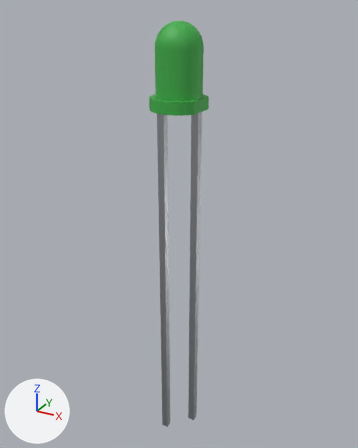
The glTF model parts/led-3mm/led-3mm.glb: old version first, new version second.
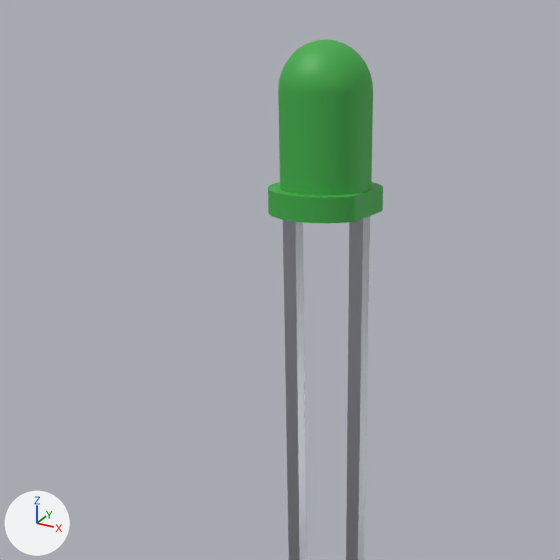
Each version appears first whole from a 50 mm camera at (0.01553, -0.02825, 0.00609) aimed at (-0.00057, 0.00102, -0.00854), and next in a close-up on the part from 3% to 84% of the width and 0% to 65% of the height. Lighting does not change. The marker at lower left points along +X, +Y and +Z. The first two pictures are the older version. Where no turn or scale is listed for an object, it has been applied to the vertices.

The first close-up shows 'body', 'lead-1', 'lead-2'.
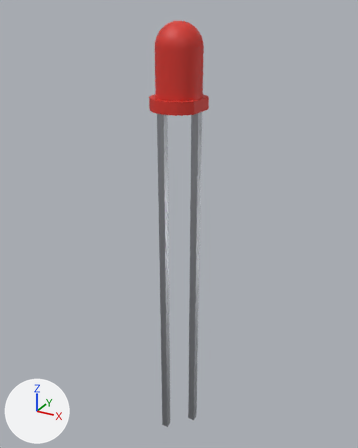
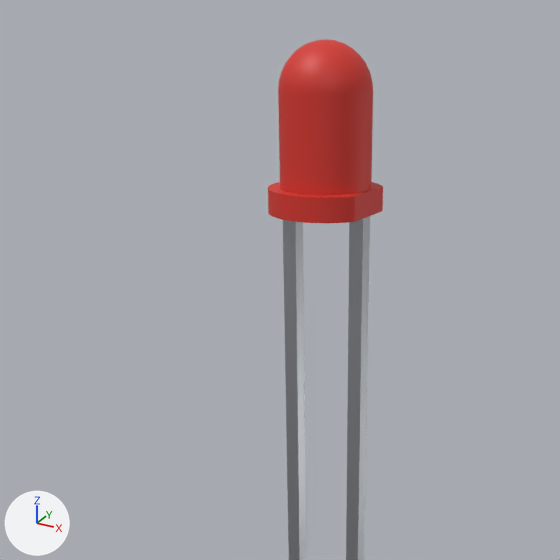
Location of each change, (x1, y1, x2, y2) in pixels of the close-ups (560 x 560 px):
'body', recoloured (green to red): (268, 39, 383, 223) in both

The change in detail:
Material 'mat_0' (mat_mat_0) changes colour from green #3fae49 to red #d8342a; in linear values from (0.0497, 0.423, 0.0666) to (0.687, 0.0343, 0.0232).
